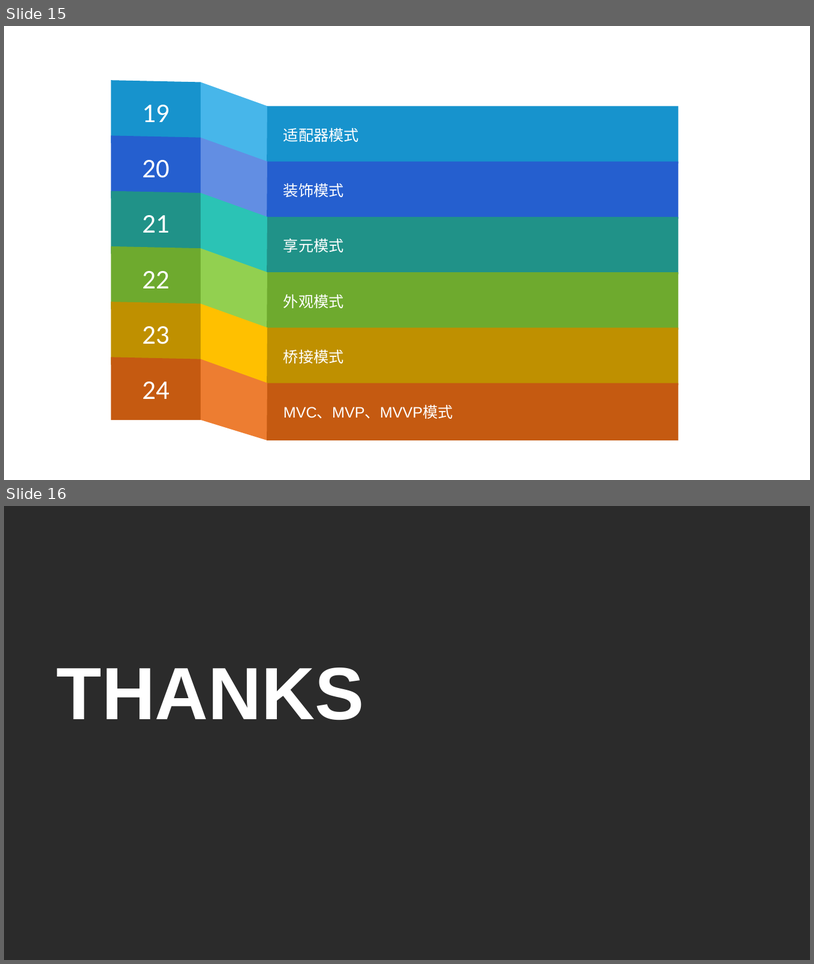
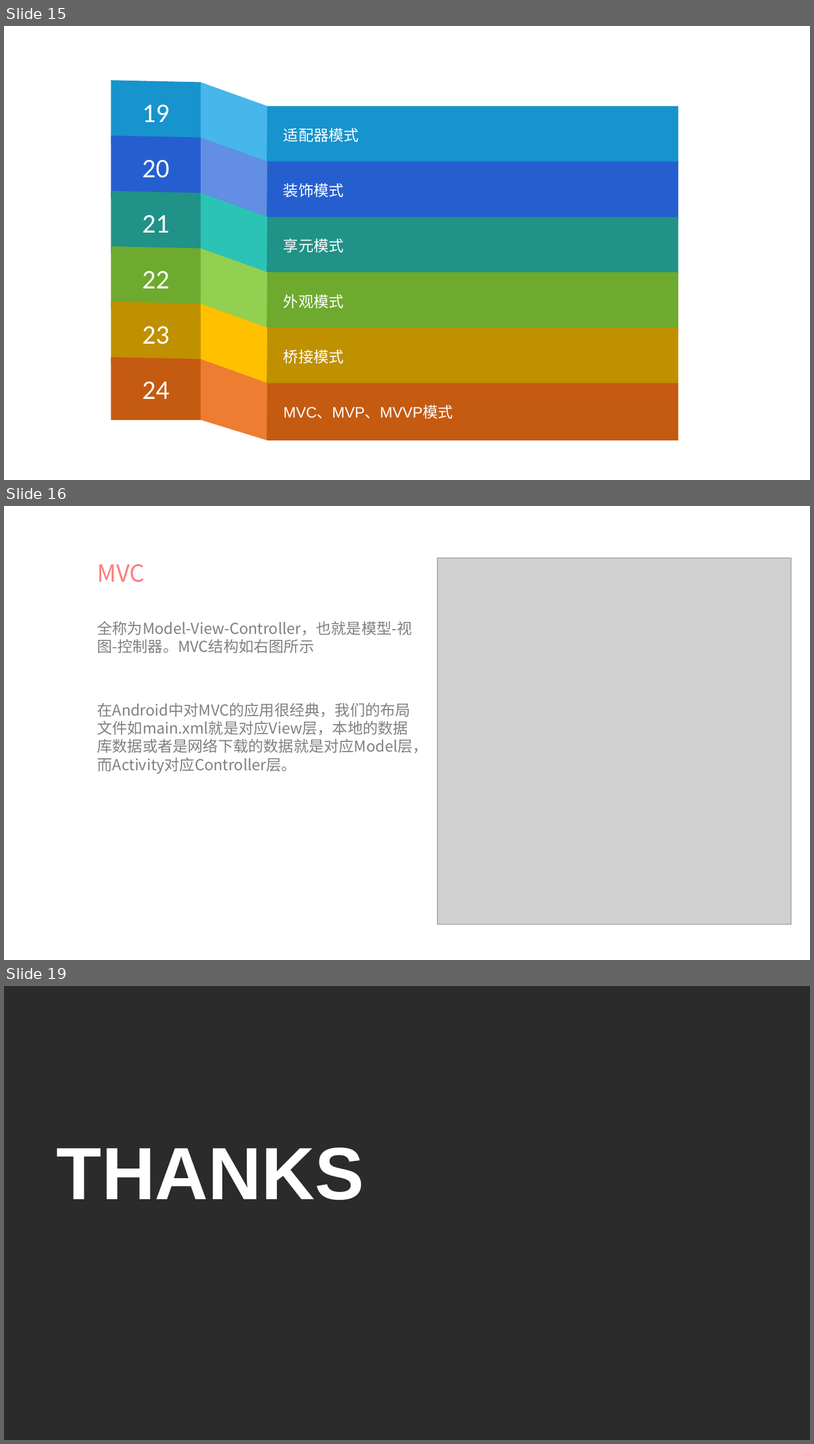
Before and after one commit to fengyulongGit/DesignPatteran, a slide deck: 从设计模式学习Android开发.pptx. Shown one above the other, each under a label of ours: slides 15 and 16 before the commit, slides 15, 16 and 19 after it; the slides between them are not shown. The pictures are 814x964 and 814x1444 pixels, drawn with LibreOffice and Linux fonts; fonts in the diff are those of the drawing; grey boxes stand for pictures; background and template pictures are left out; a plain dark background stands for a picture behind light text. Boxes give left, top, right and bottom in pixels: in the first picture for what was removed or moved away, otherwise in the second. Text is boxed around its words. In the diff, an @@ line names an element or a change of style, - is before the commit and + after.

```diff
--- a/从设计模式学习Android开发.pptx
+++ b/从设计模式学习Android开发.pptx
@@ slide 16 added at (4, 506, 810, 960), background #FFFFFF @@
@@ picture added at (437, 558, 791, 924) @@
@@ title added at (97, 564, 144, 582), 28 pt, text #FF7C80 @@
+MVC
@@ text added at (97, 621, 428, 774), 18 pt, text #808080 @@
+全称为Model-View-Controller，也就是模型-视图-控制器。MVC结构如右图所示
+在Android中对MVC的应用很经典，我们的布局文件如main.xml就是对应View层，本地的数据库数据或者是网络下载的数据就是对应Model层，而Activity对应Controller层。
@@ what was slide 16 is now slide 19 @@
```
Also in this commit, not shown: 3 slides changed, 2 other slides added.
